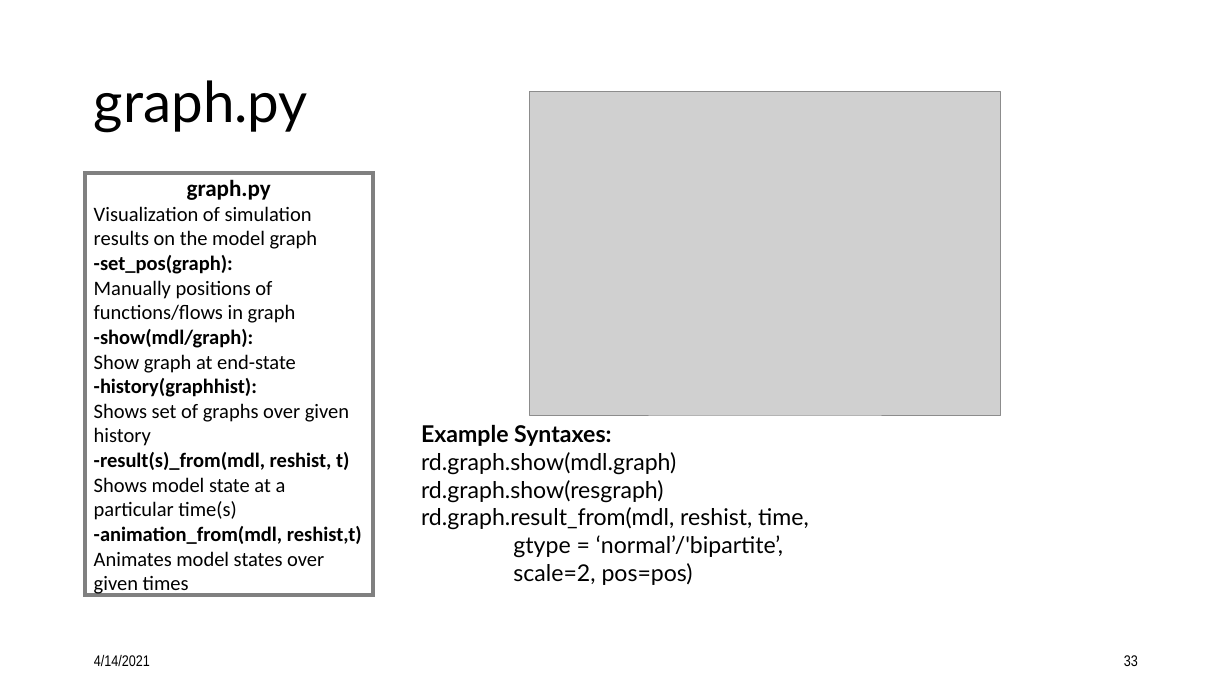
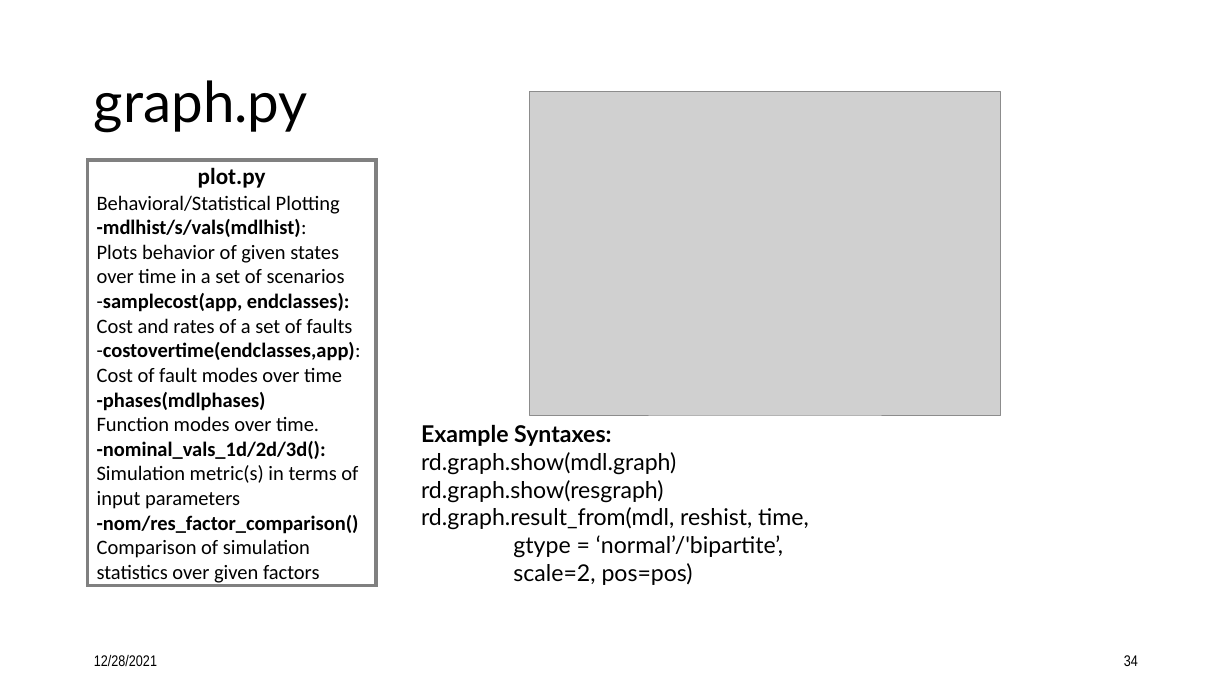
Before and after one commit to nasa/fmdtools, a slide deck: slide 34 of docs/Intro to fmdtools.pptx (slide 33 before the commit). Drawn at 1232x693 pixels with LibreOffice and Linux fonts; fonts in the diff are those of the drawing; grey boxes stand for pictures. Boxes give left, top, right and bottom in pixels: in the first picture for what was removed or moved away, otherwise in the second. Text is boxed around its words. In the diff, an @@ line names an element or a change of style, - is before the commit and + after.

Commit message:
Updating Documentation
- adding new functions to module descriptions
-update notebooks
- removing deprecated documentation

```diff
--- a/docs/Intro to fmdtools.pptx
+++ b/docs/Intro to fmdtools.pptx
@@ rectangle "plot.py" resized from (x1=85, y1=174, x2=373, y2=595) to (x1=88, y1=160, x2=376, y2=586) @@
@@ text in rectangle at (x1=97, y1=167, x2=361, y2=585): text changed @@
-graph.py
-Visualization of simulation results on the model graph
--set_pos(graph):
-Manually positions of functions/flows in graph
--show(mdl/graph):
-Show graph at end-state
--history(graphhist):
-Shows set of graphs over given history
--result(s)_from(mdl, reshist, t)
-Shows model state at a particular time(s)
--animation_from(mdl, reshist,t)
-Animates model states over given times
+plot.py
+Behavioral/Statistical Plotting
+-mdlhist/s/vals(mdlhist):
+Plots behavior of given states over time in a set of scenarios
+-samplecost(app, endclasses):
+Cost and rates of a set of faults
+-costovertime(endclasses,app):
+Cost of fault modes over time
+-phases(mdlphases)
+Function modes over time.
+-nominal_vals_1d/2d/3d():
+Simulation metric(s) in terms of input parameters
+-nom/res_factor_comparison()
+Comparison of simulation statistics over given factors
@@ text at (x1=94, y1=655, x2=157, y2=666): text changed @@
-4/14/2021
+12/28/2021
@@ page number at (x1=1124, y1=655, x2=1138, y2=666): text changed @@
-33
+34
```
Also in this commit, not shown: 32 other slides changed, 5 slides added, 3 slides removed, 14 other files.
